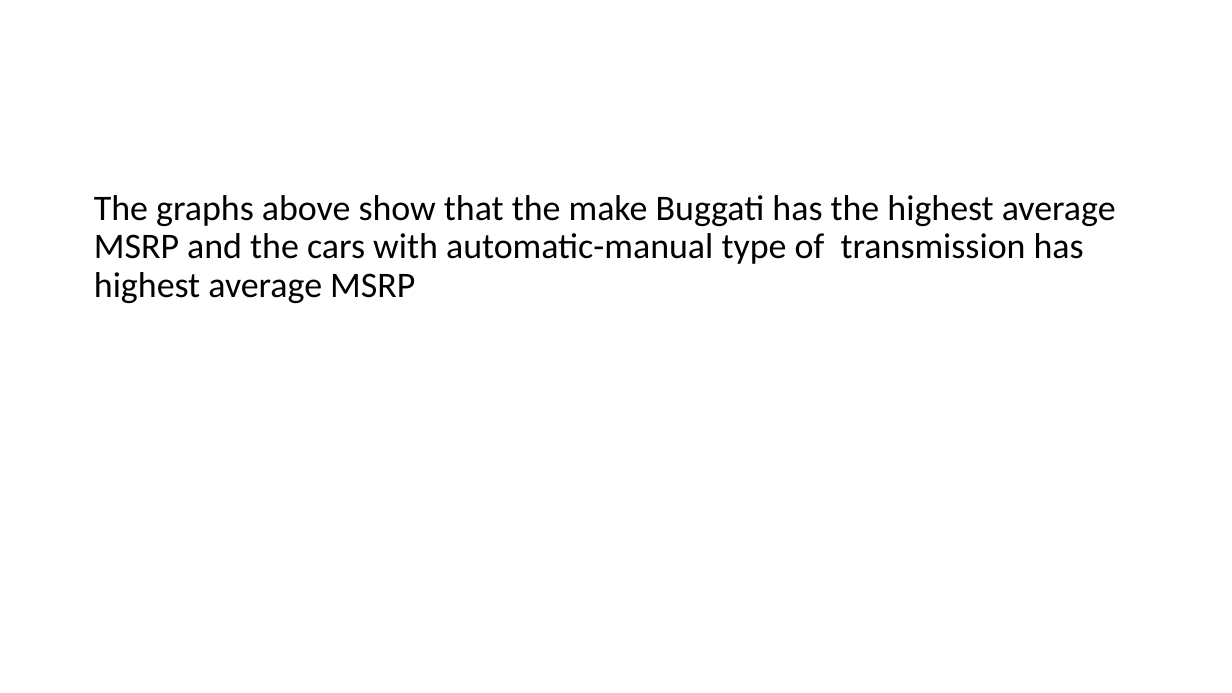
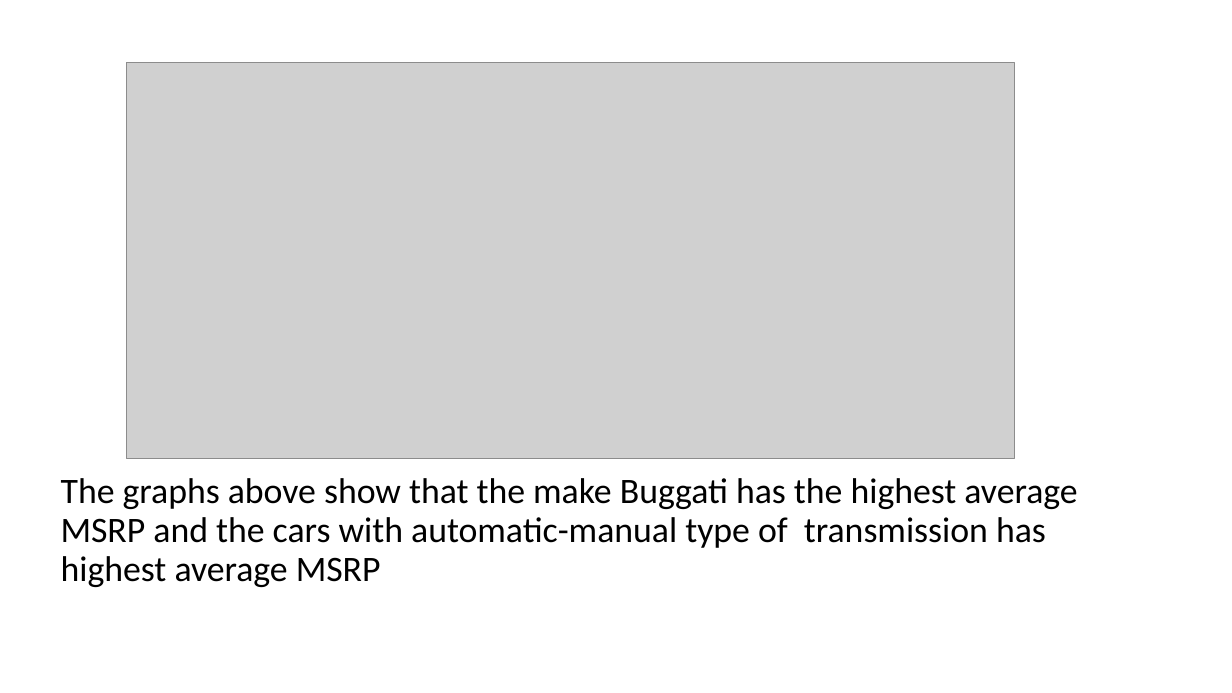
Before and after one commit to mohitgaggar/IDSproject, a slide deck: slide 13 of IDS.pptx (slide 14 before the commit). Drawn at 1232x693 pixels with LibreOffice and Linux fonts; fonts in the diff are those of the drawing; grey boxes stand for pictures. Boxes give left, top, right and bottom in pixels: in the first picture for what was removed or moved away, otherwise in the second. Text is boxed around its words. In the diff, an @@ line names an element or a change of style, - is before the commit and + after.

```diff
--- a/IDS.pptx
+++ b/IDS.pptx
@@ picture added at [127, 62, 1015, 458] @@
@@ title "The graphs above show that ...": place and size @@
-title "The graphs above show that ..." at [94, 195, 1116, 303]
+title "The graphs above show that ..." at [61, 478, 1077, 587]
@@ title "The graphs above show that ..." at [61, 478, 1077, 587]: size 28 to 27.9 pt; less space between paragraphs; vertical alignment top to middle @@
```
Also in this commit, not shown: 8 other slides changed, 1 slide removed.
